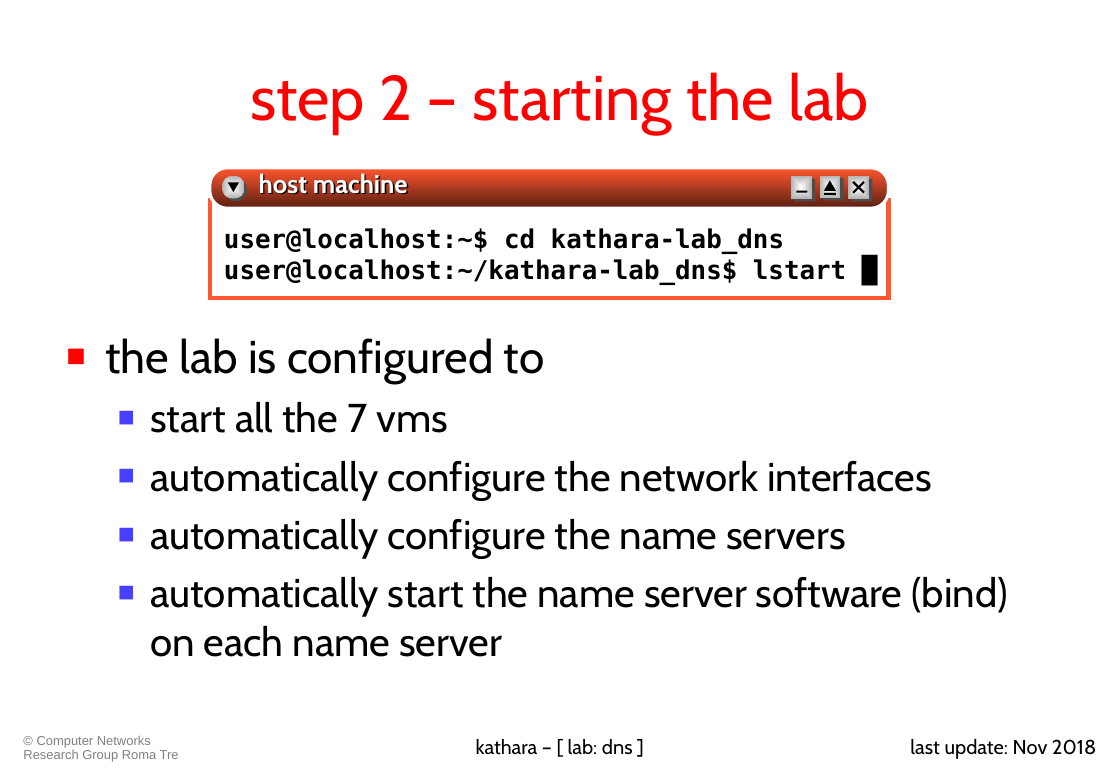
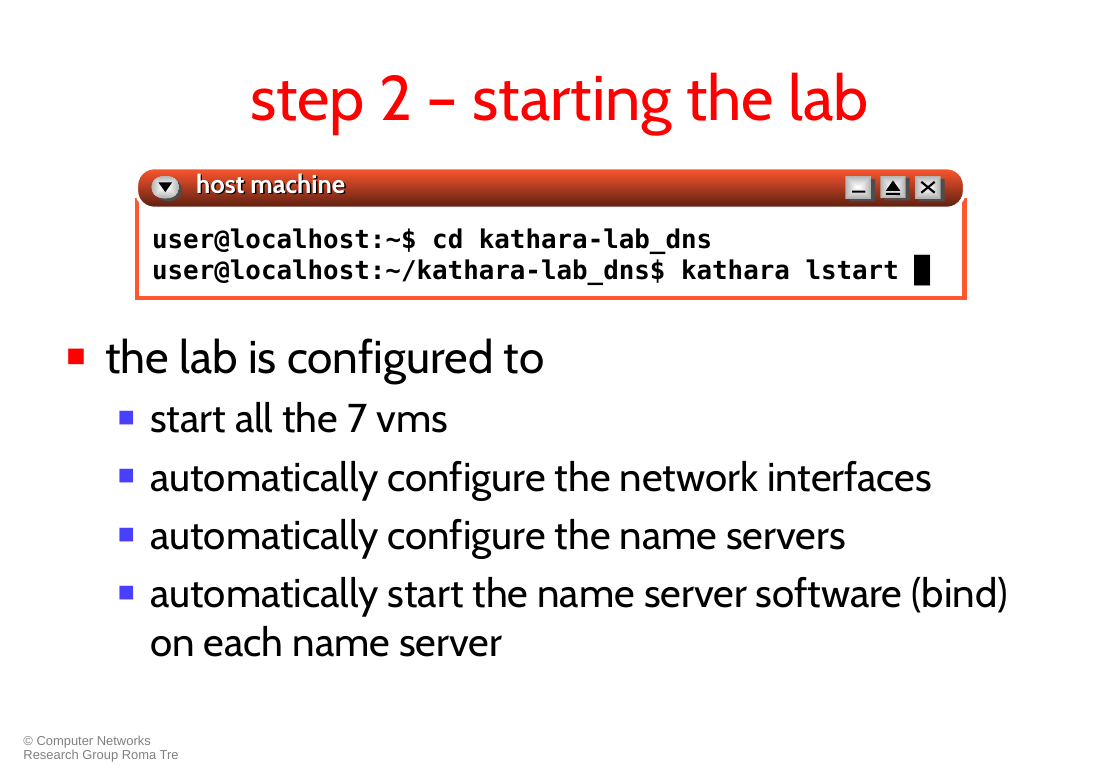
Before and after one commit to KatharaFramework/Kathara-Labs, a slide deck: slide 12 of Application Level/DNS/010-kathara-lab_dns.ppt. Drawn at 1120x775 pixels with LibreOffice and Linux fonts; fonts in the diff are those of the drawing. Boxes give left, top, right and bottom in pixels: in the first picture for what was removed or moved away, otherwise in the second. Text is boxed around its words. In the diff, an @@ line names an element or a change of style, - is before the commit and + after.

Commit message:
adeguamento al nuovo kathara

```diff
--- a/Application Level/DNS/010-kathara-lab_dns.ppt
+++ b/Application Level/DNS/010-kathara-lab_dns.ppt
@@ rounded rectangle resized from (x1=210, y1=167, x2=889, y2=208) to (x1=136, y1=167, x2=964, y2=208) @@
@@ ellipse resized from (x1=222, y1=176, x2=245, y2=198) to (x1=151, y1=176, x2=179, y2=198) @@
@@ ellipse resized from (x1=224, y1=179, x2=247, y2=201) to (x1=154, y1=179, x2=182, y2=201) @@
@@ text "host machine" moved from (x1=259, y1=173, x2=408, y2=199) to (x1=196, y1=173, x2=345, y2=199) @@
@@ rectangle resized from (x1=819, y1=176, x2=840, y2=198) to (x1=880, y1=176, x2=905, y2=198) @@
@@ rectangle resized from (x1=822, y1=178, x2=843, y2=200) to (x1=884, y1=178, x2=909, y2=200) @@
@@ rectangle resized from (x1=790, y1=176, x2=811, y2=198) to (x1=914, y1=176, x2=940, y2=198) @@
@@ rectangle resized from (x1=794, y1=179, x2=814, y2=201) to (x1=919, y1=179, x2=944, y2=201) @@
@@ rectangle resized from (x1=210, y1=200, x2=888, y2=299) to (x1=137, y1=200, x2=965, y2=299) @@
@@ triangle moved from (x1=227, y1=182, x2=239, y2=192) to (x1=158, y1=182, x2=172, y2=192) @@
@@ line moved from (823, 194) - (836, 194) to (851, 191) - (865, 191) @@
@@ triangle moved from (x1=823, y1=181, x2=835, y2=191) to (x1=885, y1=181, x2=900, y2=191) @@
@@ line moved from (796, 191) - (807, 191) to (885, 194) - (900, 194) @@
@@ line moved from (852, 193) - (864, 182) to (921, 193) - (934, 182) @@
@@ line moved from (852, 182) - (864, 192) to (921, 182) - (934, 192) @@
@@ text "user@localhost:~$ cd kathara-lab_dns" moved from (x1=224, y1=228, x2=846, y2=285) to (x1=152, y1=228, x2=899, y2=285) @@
@@ text at (x1=152, y1=259, x2=899, y2=285): text changed @@
-user@localhost:~/kathara-lab_dns$ lstart █
+user@localhost:~/kathara-lab_dns$ kathara lstart █
@@ text removed at (x1=476, y1=739, x2=633, y2=755) @@
-kathara – [ lab: dns ]
@@ text removed at (x1=910, y1=739, x2=1096, y2=759) @@
-last update: Nov 2018
```
Also in this commit, not shown: 50 other slides changed, 1 other file.
